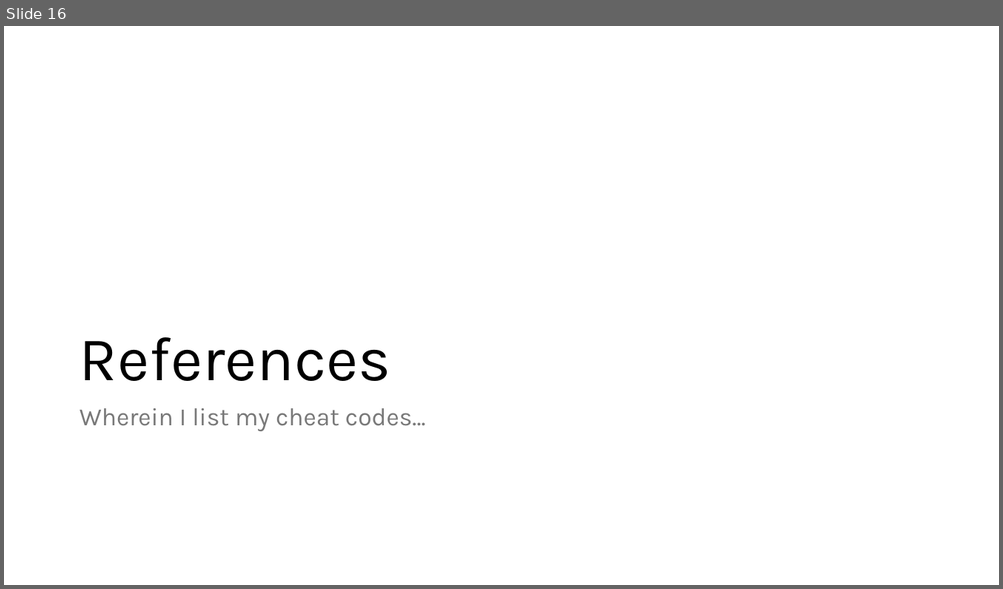
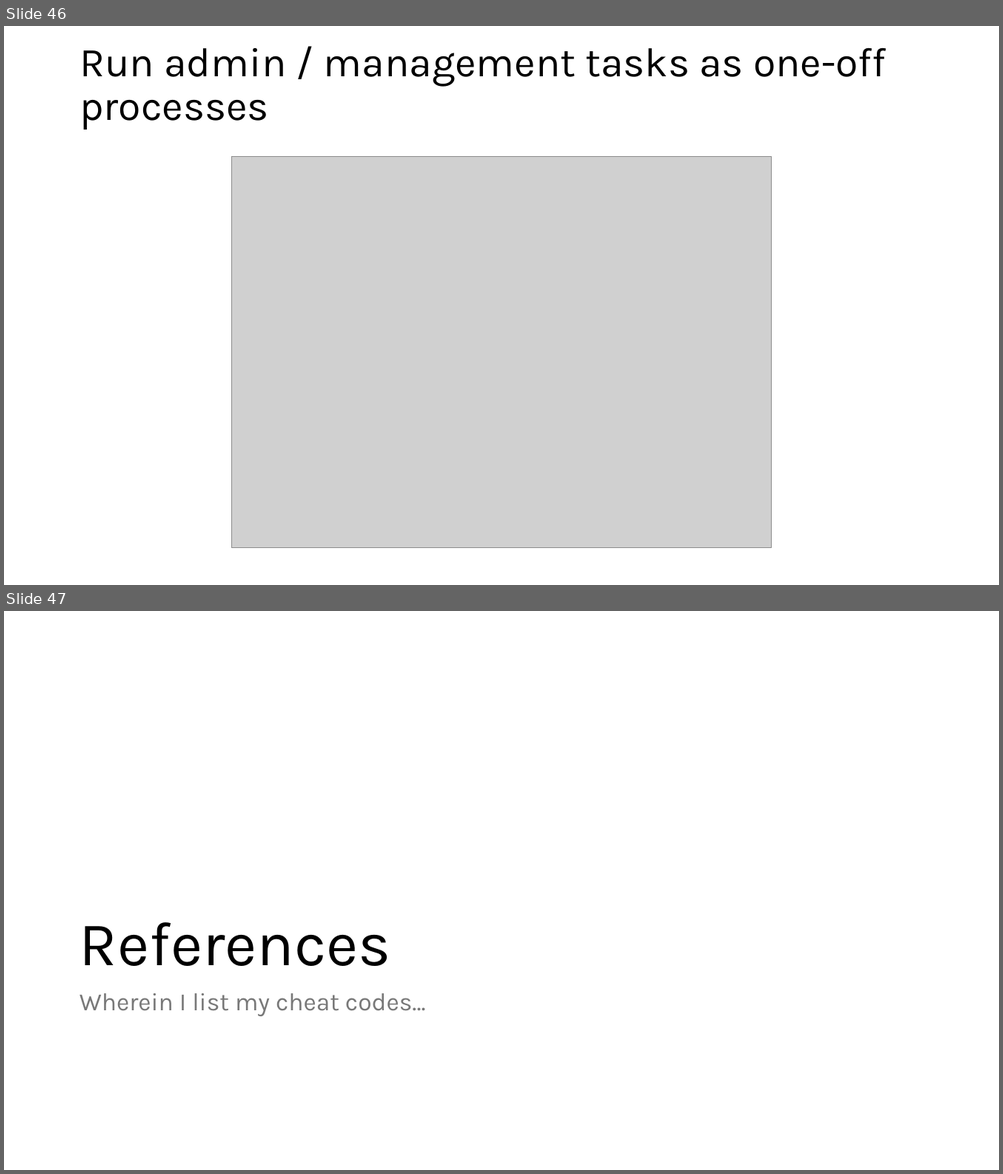
Before and after one commit to ericburcham/cloud-patterns-and-practices, a slide deck: Presentation.pptx. Shown one above the other, each under a label of ours: slide 16 before the commit, slides 46 and 47 after it. The pictures are 1003x589 and 1003x1174 pixels, drawn with LibreOffice and Linux fonts; fonts in the diff are those of the drawing; grey boxes stand for pictures. Boxes give left, top, right and bottom in pixels: in the first picture for what was removed or moved away, otherwise in the second. Text is boxed around its words. In the diff, an @@ line names an element or a change of style, - is before the commit and + after.

```diff
--- a/Presentation.pptx
+++ b/Presentation.pptx
@@ slide 46 added at (4,26,999,585), background #FFFFFF @@
@@ title added at (79,48,886,130), 39.6 pt, text #000000 @@
+Run admin / management tasks as one-off processes
@@ picture added at (232,156,771,548) @@
@@ what was slide 16 is now slide 47 @@
```
Also in this commit, not shown: 1 slide changed, 31 other slides added.
